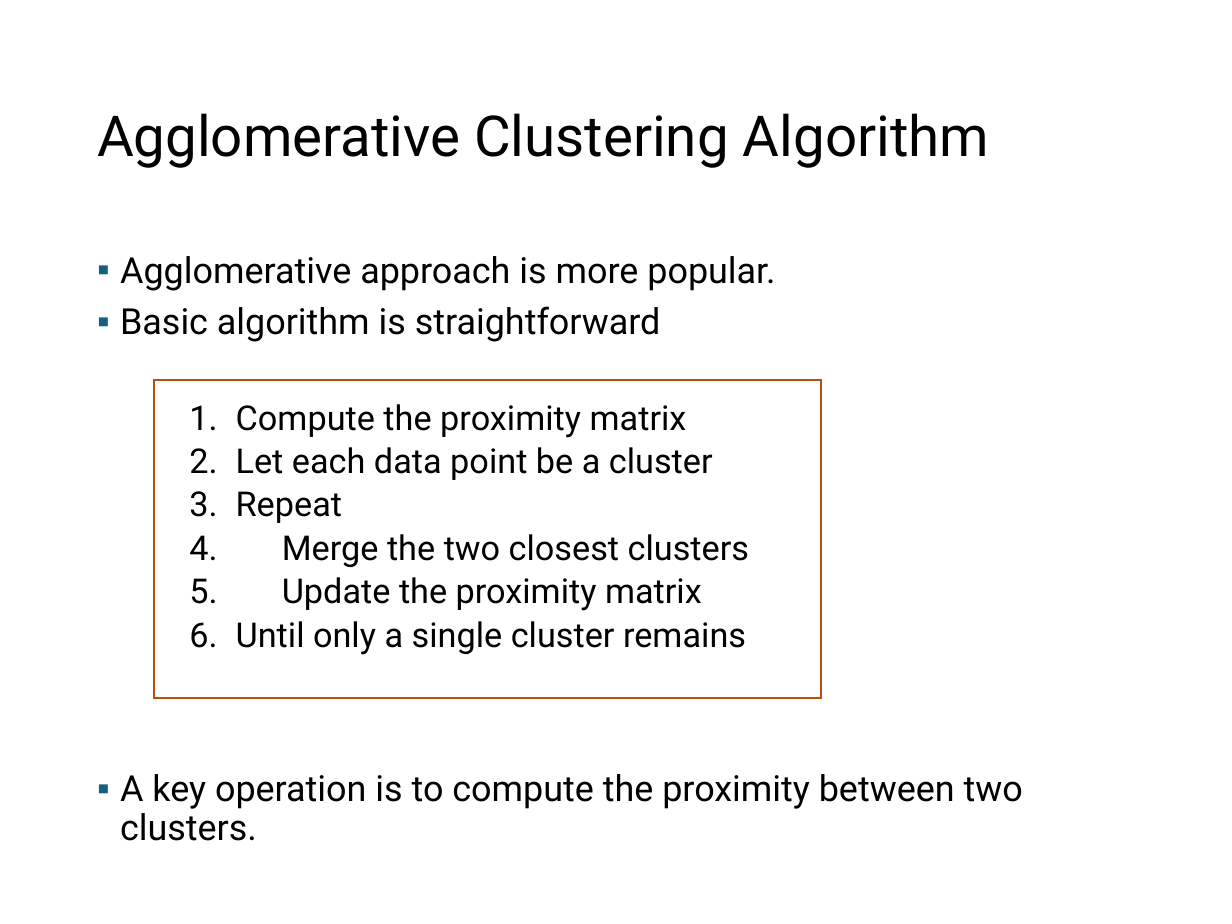
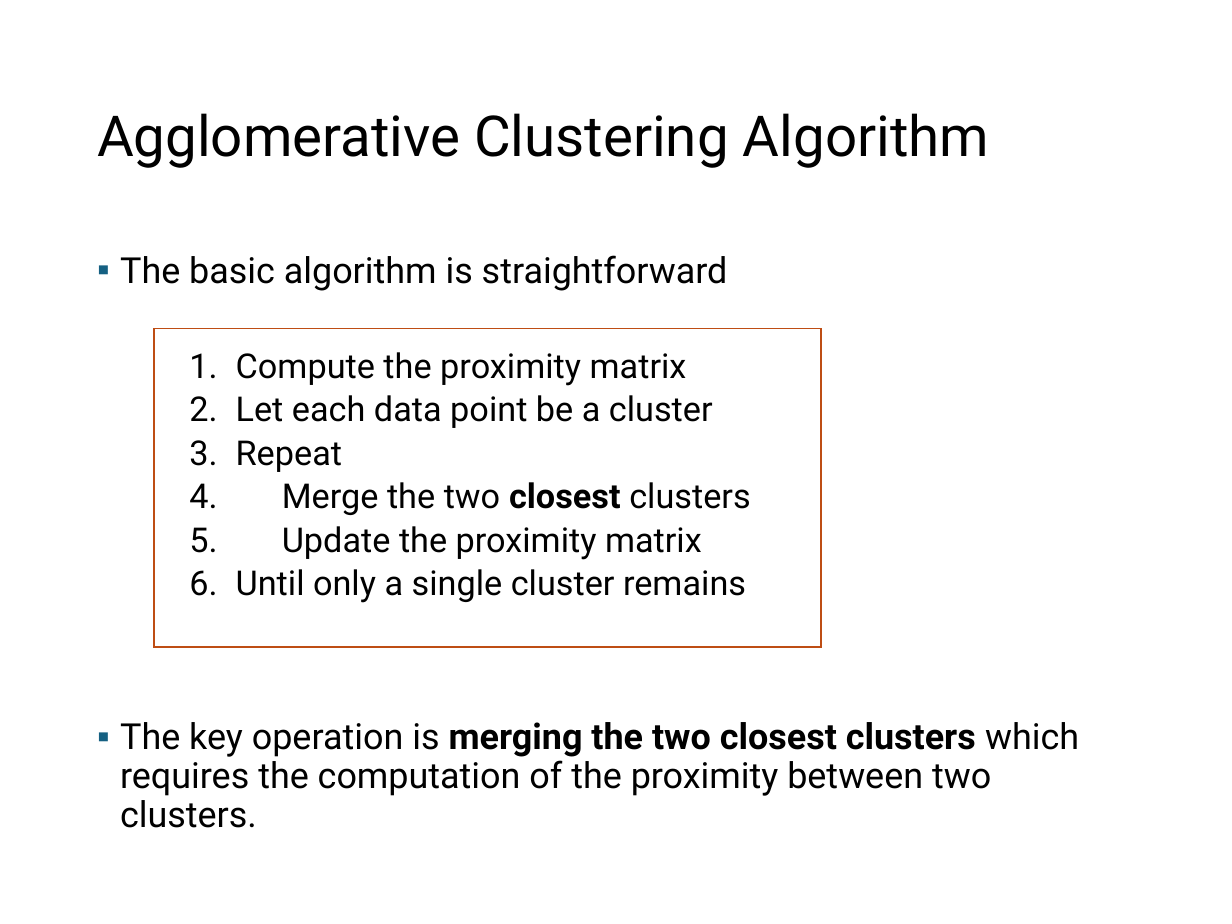
Before and after one commit to mhahsler/Introduction_to_Data_Mining_R_Examples, a slide deck: slide 43 of slides/chap7_basic_cluster_analysis.pptx. Drawn at 1232x924 pixels with LibreOffice and Linux fonts; fonts in the diff are those of the drawing. Boxes give left, top, right and bottom in pixels: in the first picture for what was removed or moved away, otherwise in the second. Text is boxed around its words. In the diff, an @@ line names an element or a change of style, - is before the commit and + after.

Commit message:
font and improved HC slides.

```diff
--- a/slides/chap7_basic_cluster_analysis.pptx
+++ b/slides/chap7_basic_cluster_analysis.pptx
@@ text at box(120, 255, 728, 291): text changed @@
-▪ Agglomerative approach is more popular.
-▪ Basic algorithm is straightforward
+▪ The basic algorithm is straightforward
@@ rectangle: place and size @@
-rectangle at box(154, 379, 822, 697)
+rectangle at box(154, 329, 822, 647)
@@ text at box(282, 482, 750, 515): bold on in "closest" @@
@@ text at box(120, 722, 1079, 828): text changed @@
-▪ A key operation is to compute the proximity between two clusters.
+▪ The key operation is merging the two closest clusters which requires the computation of the proximity between two clusters.
```
Also in this commit, not shown: 15 other slides changed, 1 other file.
